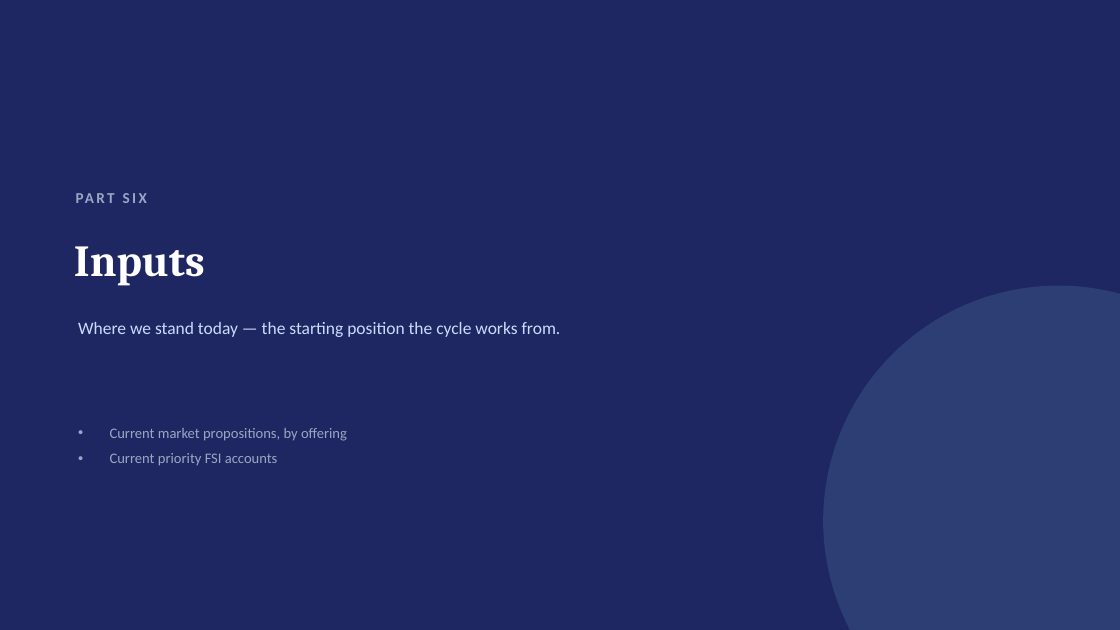
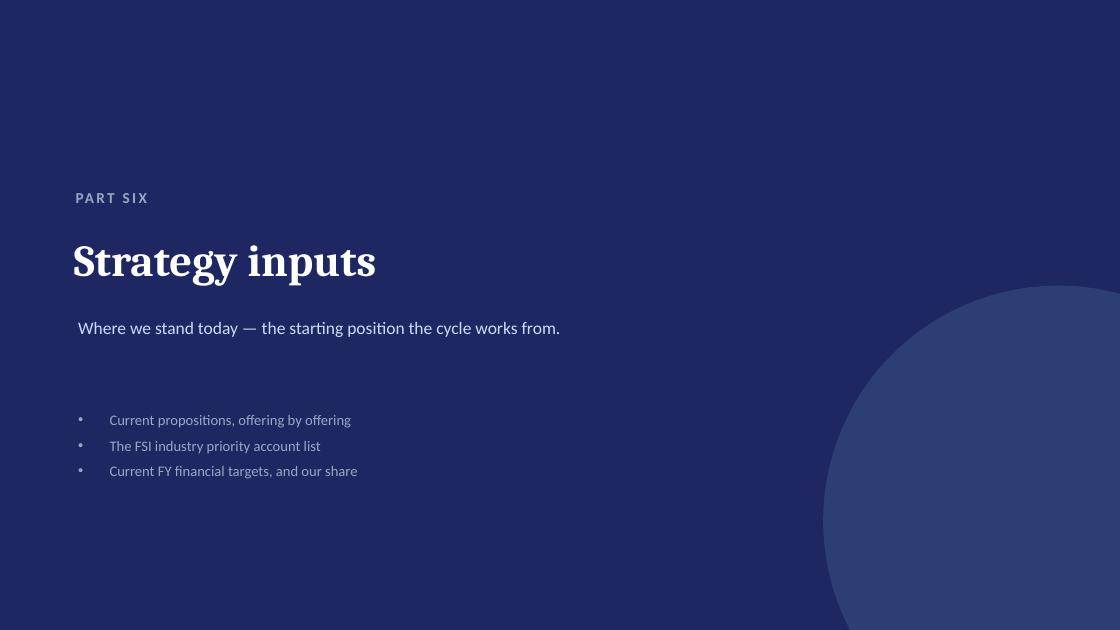
Before and after one commit to dhajjar-cyber/bae, a slide deck: slide 31 of FSI strategy/EAI&D-FSI-Strategy-Development-Plan.pptx. Drawn at 1120x630 pixels with LibreOffice and Linux fonts; fonts in the diff are those of the drawing. Boxes give left, top, right and bottom in pixels: in the first picture for what was removed or moved away, otherwise in the second. Text is boxed around its words. In the diff, an @@ line names an element or a change of style, - is before the commit and + after.

```diff
--- a/FSI strategy/EAI&D-FSI-Strategy-Development-Plan.pptx
+++ b/FSI strategy/EAI&D-FSI-Strategy-Development-Plan.pptx
@@ text at [74, 245, 376, 286]: text changed @@
-Inputs
+Strategy inputs
@@ text at [110, 415, 357, 479]: text changed @@
-• Current market propositions, by offering
-• Current priority FSI accounts
+• Current propositions, offering by offering
+• The FSI industry priority account list
+• Current FY financial targets, and our share
```
Also in this commit, not shown: 2 other slides changed, 1 slide added, 2 other files.
